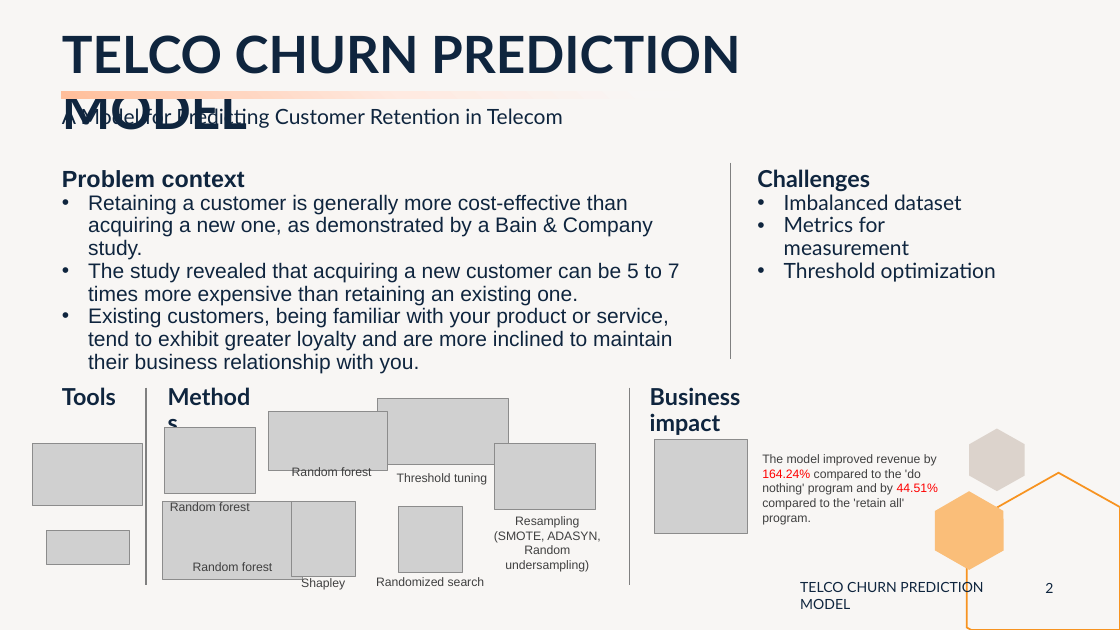
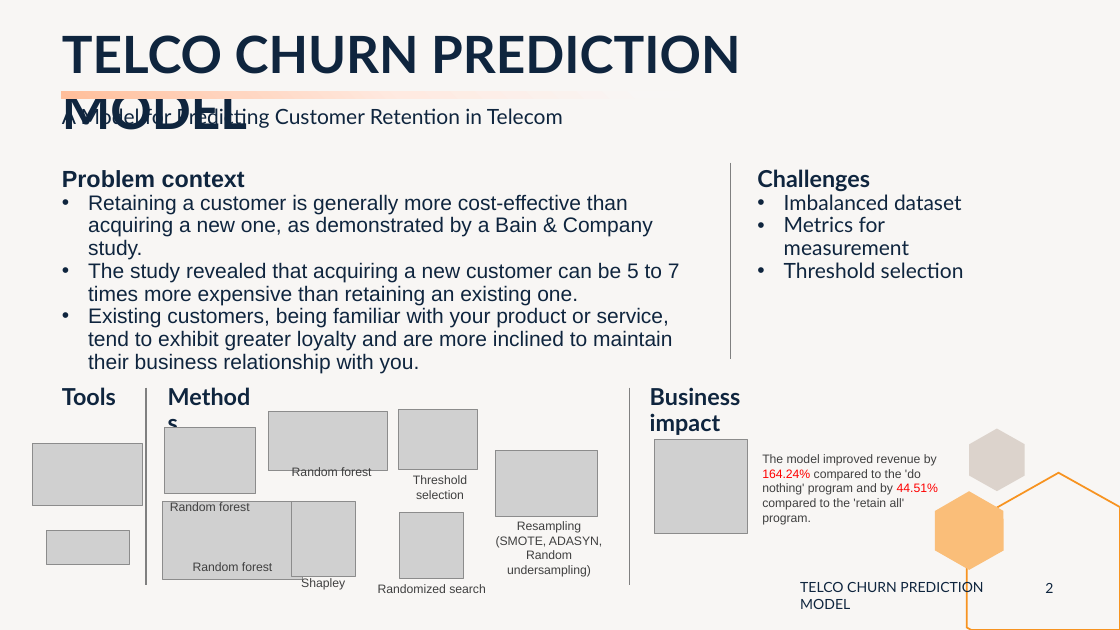
Before and after one commit to peerapat-t/telco_churn_prediction_model, a slide deck: slide 2 of Telco churn prediction model presentation.pptx. Drawn at 1120x630 pixels with LibreOffice and Linux fonts; fonts in the diff are those of the drawing; grey boxes stand for pictures. Boxes give left, top, right and bottom in pixels: in the first picture for what was removed or moved away, otherwise in the second. Text is boxed around its words. In the diff, an @@ line names an element or a change of style, - is before the commit and + after.

```diff
--- a/Telco churn prediction model presentation.pptx
+++ b/Telco churn prediction model presentation.pptx
@@ text at <box>784,262,964,278</box>: text changed @@
-• Threshold optimization
+• Threshold selection
@@ picture removed at <box>377,398,508,465</box> @@
@@ picture added at <box>399,410,478,470</box> @@
@@ text at <box>413,475,467,499</box>: text changed @@
-Threshold tuning
+Threshold selection
@@ 2 texts, 2 pictures: place and size @@
-2 texts, 2 pictures at <box>376,444,600,586</box>
+2 texts, 2 pictures at <box>378,450,602,593</box>
```
Also in this commit, not shown: 3 other slides changed, 2 other files.
